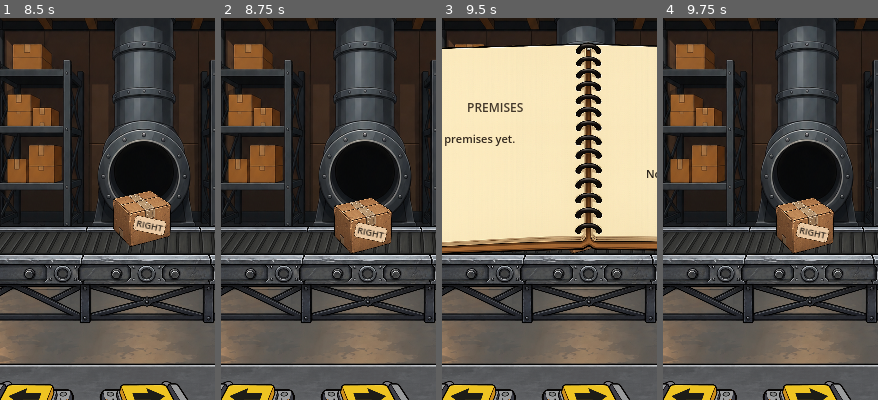
Above: before the commit, frames 1-4 (left to right).
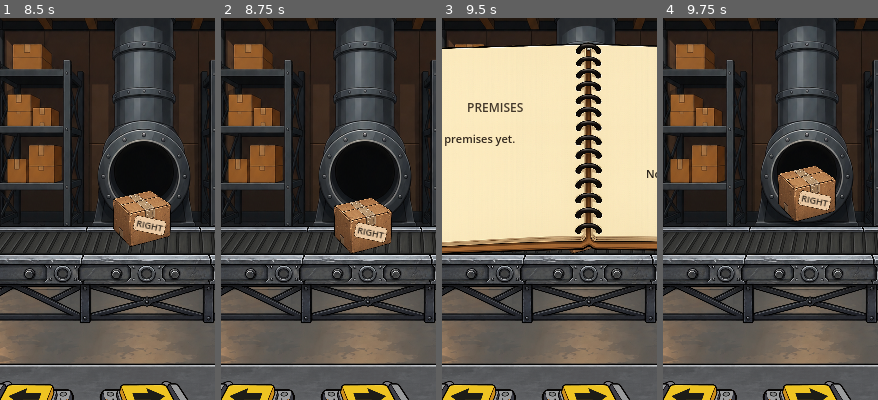
Above: after the commit, the same moments.

Repository: patrickcallahancomedy/comedian
Game: Godot game, scene res://scenes/story/opening_story.tscn
Two runs of this game, one before a commit and one after it. Both use one fixed random seed, a clock stepped at 60 frames per second and the inputs below.
Inputs (mouse positions are % of the whole screen's width and height, from its top left):
- Up to frame 1 (8.5 s): click "CONTINUE" at 0.5 s; click "CONTINUE" at 1.25 s; click "CONTINUE" at 2 s; tap Enter at 2.75, 6.5 s; move the mouse to (72, 45) at 2.77 s; click (72, 45) at 2.92 s; tap Space at 3.5, 7.25 s; move the mouse to (30, 55) at 3.52 s; click (30, 55) at 3.67 s; click "CONTINUE" at 4.25 s; click "CONTINUE" at 5 s; click "CONTINUE" at 5.75 s; move the mouse to (60, 28) at 6.52 s; click (60, 28) at 6.67 s; move the mouse to (45, 70) at 7.27 s; click (45, 70) at 7.42 s; click "CLOCK IN" at 8 s
- Up to frame 2 (8.75 s): no input
- Up to frame 3 (9.5 s): click (83, 85) at 8.75 s
- Up to frame 4 (9.75 s): click "×" at 9.5 s
The pictures show only the part of the screen within x 16-66%, y 34-84%; the shares and areas given below are measured in that part.

Frames 1-3 are identical in both runs. In frame 4, 5.3% of the frame differs, in the area x 52-81%, y 38-62%.

Commit message:
Restore automatic box routing pressure

Diff:
--- a/godot/scripts/boxes/boxes_module.gd
+++ b/godot/scripts/boxes/boxes_module.gd
@@ -33,16 +33,17 @@
 var current_destination := "left"
 var correct_routes := 0
 var wrong_routes := 0
+var missed_boxes := 0
 var boxes_routed := 0
 var premises_saved := 0
-var behind_count := 0
 var first_thought_shown := false
 var second_thought_shown := false
-var work_pressure_active := false
 var active_thought := ""
 var pending_save_text := ""
 var notebook_open := false
 var box_waiting_for_route := false
+var auto_route_enabled := false
+var box_cycle_id := 0
 
 # Work notebook:
 #   left page  = PREMISES already written down
@@ -61,6 +62,7 @@
 const BELT_SHIFT_RATIO := 0.06
 const PRACTICE_BOXES_BEFORE_THOUGHT := 3
 const SECOND_THOUGHT_AT_BOX := 5
+const AUTO_ROUTE_DELAY := 2.0
 
 var left_normal = preload("res://assets/boxes/left_button.png")
 var left_pressed = preload("res://assets/boxes/left_button_pressed.png")
@@ -110,16 +112,43 @@
 
 func _on_box_ready() -> void:
 	box_waiting_for_route = true
-	left_hitbox.disabled = false
-	right_hitbox.disabled = false
-	notebook_hitbox.disabled = false
-
-	# The first idea was completely safe. Two boxes later, introduce the next
-	# lesson: thoughts can happen while work is still waiting on Darren.
+
+	# Once the safe tutorial is over, work keeps moving whether Darren pays
+	# attention or not. Each ready box gets its own deadline.
+	if auto_route_enabled:
+		box_cycle_id += 1
+		_start_auto_route_countdown(box_cycle_id)
+
+	if notebook_open:
+		left_hitbox.disabled = true
+		right_hitbox.disabled = true
+		notebook_hitbox.disabled = true
+	else:
+		left_hitbox.disabled = false
+		right_hitbox.disabled = false
+		notebook_hitbox.disabled = false
+
+	# Two boxes after the first saved/lost thought, introduce a thought while
+	# a live box is waiting. The box deadline keeps running underneath it.
 	if premises_saved > 0 and boxes_routed >= SECOND_THOUGHT_AT_BOX and not second_thought_shown:
 		second_thought_shown = true
-		work_pressure_active = true
 		_show_pressure_thought()
+
+
+func _start_auto_route_countdown(cycle_id: int) -> void:
+	await get_tree().create_timer(AUTO_ROUTE_DELAY).timeout
+
+	# If the player already handled this box, its cycle id will no longer match.
+	if cycle_id != box_cycle_id or not box_waiting_for_route:
+		return
+
+	missed_boxes += 1
+	print("Missed boxes: ", missed_boxes)
+
+	# Doing nothing still sends the box somewhere. It deliberately travels the
+	# wrong direction so a missed box has the same consequence as a bad route.
+	var wrong_direction := "right" if current_destination == "left" else "left"
+	_route_box(wrong_direction, true)
 
 
 func _on_left_down() -> void:
@@ -140,11 +169,14 @@
 	_route_box("right")
 
 
-func _route_box(direction: String) -> void:
-	if notebook_open:
+func _route_box(direction: String, forced := false) -> void:
+	if notebook_open and not forced:
+		return
+	if not box_waiting_for_route:
 		return
 
 	box_waiting_for_route = false
+	box_cycle_id += 1 # invalidate the countdown for the box that just routed
 	left_hitbox.disabled = true
 	right_hitbox.disabled = true
 	notebook_hitbox.disabled = true
@@ -195,23 +227,13 @@
 	tween.finished.connect(route_feedback.hide)
 
 
-func _show_distraction_feedback() -> void:
-	route_feedback.modulate.a = 1.0
-	route_feedback.text = "FALLING BEHIND"
-	route_feedback.add_theme_color_override("font_color", Color(0.88, 0.66, 0.34, 1.0))
-	route_feedback.show()
-
-	var tween = create_tween()
-	tween.tween_interval(0.8)
-	tween.tween_property(route_feedback, "modulate:a", 0.0, 0.25)
-	tween.finished.connect(route_feedback.hide)
-
-
 func _reset_box() -> void:
 	box_routed.hide()
 	box_routed.position = box_ready_position
 	belt.position = belt_start_position
 
+	# Keep the first three boxes completely safe. The conveyor pauses here for
+	# Darren's first thought so the player learns the notebook before pressure.
 	if boxes_routed >= PRACTICE_BOXES_BEFORE_THOUGHT and not first_thought_shown:
 		first_thought_shown = true
 		_show_first_thought()
@@ -254,8 +276,8 @@
 	thought_bubble.modulate.a = 0.0
 	thought_bubble.show()
 
-	# Unlike the first tutorial thought, the work controls stay live here.
-	# The player can route the waiting box first, or stop to use the notebook.
+	# Unlike the first tutorial thought, the work controls stay live and the
+	# current box countdown does not stop.
 	var tween = create_tween()
 	tween.tween_property(thought_bubble, "modulate:a", 1.0, 0.2)
 
@@ -275,13 +297,6 @@
 func _open_notebook() -> void:
 	if notebook_open:
 		return
-
-	# After the safe tutorial, stopping work while a box is waiting adds to
-	# Darren's behind count. Later Troy can react to this same state.
-	if work_pressure_active and box_waiting_for_route:
-		behind_count += 1
-		print("Behind count: ", behind_count)
-		_show_distraction_feedback()
 
 	notebook_open = true
 	left_hitbox.disabled = true
@@ -331,26 +346,12 @@
 	notebook_open = false
 	notebook_overlay.hide()
 
-	# An unwritten idea is temporary. Closing the notebook loses it.
+	# Closing without writing loses the temporary idea.
 	if not active_thought.is_empty():
 		active_thought = ""
 		thought_bubble.hide()
 
-		# During the first safe thought there is no box waiting, so resume by
-		# feeding a new one. During pressure, return to the box already waiting.
-		if box_waiting_for_route:
-			left_hitbox.disabled = false
-			right_hitbox.disabled = false
-			notebook_hitbox.disabled = false
-		else:
-			notebook_hitbox.disabled = true
-			_start_next_box()
-		return
-
-	if box_waiting_for_route:
-		left_hitbox.disabled = false
-		right_hitbox.disabled = false
-		notebook_hitbox.disabled = false
+	_resume_work_after_notebook()
 
 
 func _write_active_thought() -> void:
@@ -361,7 +362,7 @@
 	write_idea_button.disabled = true
 
 	# The idea visibly crosses the spiral from the right IDEAS page into the
-	# left PREMISES page. Once the movement finishes, it becomes persistent material.
+	# left PREMISES page. The live conveyor keeps running underneath this overlay.
 	var tween = create_tween()
 	tween.set_parallel(true)
 	tween.set_trans(Tween.TRANS_QUAD)
@@ -390,16 +391,25 @@
 	notebook_open = false
 	notebook_overlay.hide()
 	thought_bubble.hide()
-
-	# If this idea happened while a box was already waiting, return to that
-	# same box instead of silently skipping it. Otherwise feed the next box.
+	_resume_work_after_notebook()
+
+
+func _resume_work_after_notebook() -> void:
+	# Resolving the first safe thought starts the real moving shift. From this
+	# point on, boxes will route themselves if the player does nothing.
+	if not auto_route_enabled:
+		auto_route_enabled = true
+		notebook_hitbox.disabled = true
+		_start_next_box()
+		return
+
+	# During live work, never manufacture a replacement box here. The conveyor
+	# is already progressing behind the notebook. Just restore controls if the
+	# current box is still waiting for the player.
 	if box_waiting_for_route:
 		left_hitbox.disabled = false
 		right_hitbox.disabled = false
 		notebook_hitbox.disabled = false
-	else:
-		notebook_hitbox.disabled = true
-		_start_next_box()
 
 
 # Future home/later notebook behavior: a tested premise can graduate into a
